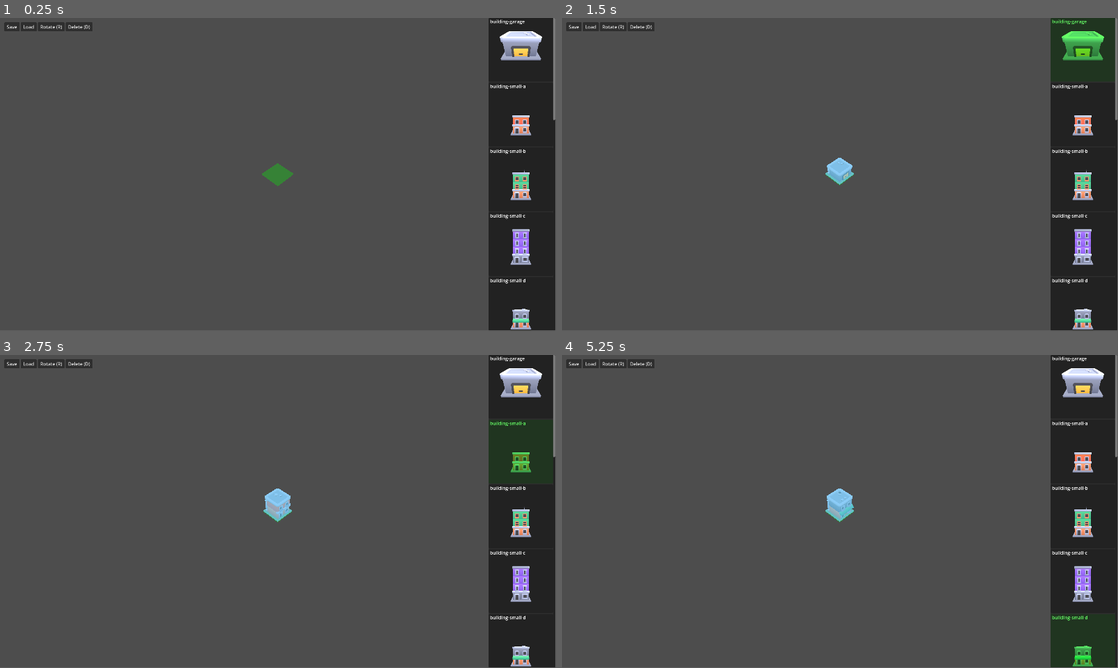
Above: before the commit, frames 1-4 (two rows, left to right).
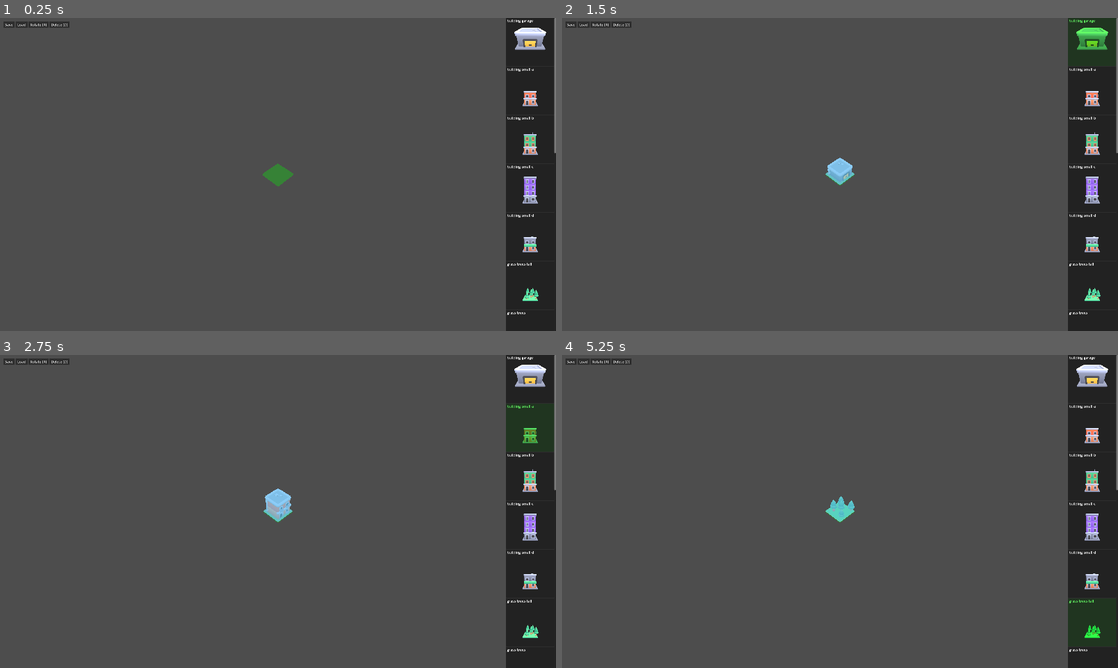
Above: after the commit, the same moments.

Repository: yardimli/3d-defence-game
Game: Godot game, scene res://LevelEditor.tscn
Same seed, same stepped clock (60 frames per second), same inputs: the game is played once before the commit and once after it.
Inputs (mouse positions are in pixels of both pictures, inside the frame that each line leads up to):
- Up to frame 1 (0.25 s): no input
- Up to frame 2 (1.5 s): click "Rotate (R)" at 0.5 s; click "building-garage" at 1.25 s
- Up to frame 3 (2.75 s): click "building-small-a" at 2 s
- Up to frame 4 (5.25 s): click "building-small-b" at 2.75 s; click "building-small-c" at 3.5 s; click "building-small-d" at 4.25 s; click (1090, 621) at 5 s, where only the run after the commit has a clickable "grass-trees-tall"
In our replay, the window is 799x449 before the commit and 800x450 after it. These sizes can differ from the game's own. Grey fills any space a smaller window leaves; there, only what the larger window draws over its background counts as a difference.

The runs differ from the first frame. In frame 1, 6.0% of the frame differs, in the area x 0-100%, y 0-100%; in frame 2, 6.0%; in frame 3, 6.1%; in frame 4, 6.3%.

Commit message:
painting with mouse down

Diff:
--- a/level_editor.gd
+++ b/level_editor.gd
@@ -12,6 +12,7 @@
 var preview_buttons :=[]
 var ghost_instance: Node3D = null
 var placement_rotation_y := 0.0
+var is_painting := false # NEW: Flag to track if the user is holding the mouse to "paint" tiles.
 
 # --- Nodes ---
 var placed_models_container: Node3D
@@ -84,7 +85,6 @@
 	cursor.mesh.surface_set_material(0, mat)
 	add_child(cursor)
 
-# MODIFIED: Added a delete button to the top UI bar
 func _setup_ui():
 	var canvas = CanvasLayer.new()
 	add_child(canvas)
@@ -108,13 +108,11 @@
 	btn_rotate.pressed.connect(_rotate_placement)
 	top_hbox.add_child(btn_rotate)
 
-	# NEW: Button to delete the model under the cursor
 	var btn_delete = Button.new()
 	btn_delete.text = " Delete (D) "
 	btn_delete.pressed.connect(_delete_model_at_cursor)
 	top_hbox.add_child(btn_delete)
 
-	# Fixed Right Scrollable Panel Positioning
 	ui_panel = PanelContainer.new()
 	canvas.add_child(ui_panel)
 
@@ -302,21 +300,17 @@
 		ghost_instance.rotation_degrees.y = placement_rotation_y
 	print("Placement rotation set to: ", placement_rotation_y)
 
-# NEW: Function to delete a model at the current cursor position
 func _delete_model_at_cursor():
 	var grid_pos = Vector2(cursor.position.x, cursor.position.z)
 
-	# Check if a model exists at this grid position
 	if grid_data.has(grid_pos):
 		var model_to_delete = grid_data[grid_pos]
 
-		# Ensure the node is valid before trying to delete it
 		if is_instance_valid(model_to_delete):
 			model_to_delete.queue_free()
-			grid_data.erase(grid_pos) # Remove the entry from our data dictionary
+			grid_data.erase(grid_pos)
 			print("Deleted model at ", grid_pos)
 		else:
-			# Clean up invalid entry if it exists
 			grid_data.erase(grid_pos)
 	else:
 		print("No model to delete at ", grid_pos)
@@ -324,7 +318,7 @@
 # ==========================================
 # INPUT & CAMERA CONTROLS
 # ==========================================
-# MODIFIED: Added 'D' key for deletion
+# MODIFIED: Added logic for "painting" with the left mouse button.
 func _unhandled_input(event):
 	var mouse_pos = get_viewport().get_mouse_position()
 
@@ -337,15 +331,18 @@
 			_rotate_placement()
 			get_viewport().set_input_as_handled()
 			return
-		# NEW: Handle deletion with the 'D' key
 		if event.keycode == KEY_D:
 			_delete_model_at_cursor()
 			get_viewport().set_input_as_handled()
 			return
 
 	if event is InputEventMouseMotion:
-		# Always update cursor position on mouse motion for immediate feedback
 		_update_cursor(mouse_pos)
+
+		# NEW: If is_painting is true, place a model every time the mouse moves.
+		if is_painting:
+			if selected_model_path != "" and not Input.is_key_pressed(KEY_SHIFT):
+				_place_model()
 
 		if Input.is_mouse_button_pressed(MOUSE_BUTTON_MIDDLE) or (Input.is_key_pressed(KEY_SHIFT) and Input.is_mouse_button_pressed(MOUSE_BUTTON_LEFT)):
 			if ui_panel.get_global_rect().has_point(mouse_pos):
@@ -381,11 +378,16 @@
 			cam_zoom += 1.5
 		cam_zoom = clamp(cam_zoom, 2.0, 60.0)
 
-		# MODIFIED: Changed logic slightly for clarity. Click now only places a model.
-		# Cursor position is now always updated on mouse motion.
-		if event.button_index == MOUSE_BUTTON_LEFT and event.pressed:
-			if selected_model_path != "" and not event.shift_pressed:
-				_place_model()
+		# MODIFIED: Handle the start and end of a "painting" action.
+		if event.button_index == MOUSE_BUTTON_LEFT:
+			if event.pressed:
+				# If a model is selected and we are not panning (shift key), start painting.
+				if selected_model_path != "" and not event.shift_pressed:
+					is_painting = true
+					_place_model() # Place the first model immediately on click.
+			else:
+				# When the left mouse button is released, stop painting.
+				is_painting = false
 
 func _update_cursor(mouse_pos: Vector2):
 	var origin = camera.project_ray_origin(mouse_pos)
@@ -406,6 +408,10 @@
 	var grid_pos = Vector2(cursor.position.x, cursor.position.z)
 
 	if grid_data.has(grid_pos) and is_instance_valid(grid_data[grid_pos]):
+		# OPTIMIZATION: If the same model is already here, don't do anything.
+		if grid_data[grid_pos].get_meta("model_path") == selected_model_path and \
+		abs(grid_data[grid_pos].rotation_degrees.y - placement_rotation_y) < 0.1:
+			return
 		grid_data[grid_pos].queue_free()
 
 	var scene = load(selected_model_path)
--- a/project.godot
+++ b/project.godot
@@ -17,8 +17,8 @@
 
 [display]
 
-window/size/viewport_width=1920
-window/size/viewport_height=1080
+window/size/viewport_width=2560
+window/size/viewport_height=1440
 
 [physics]
 
